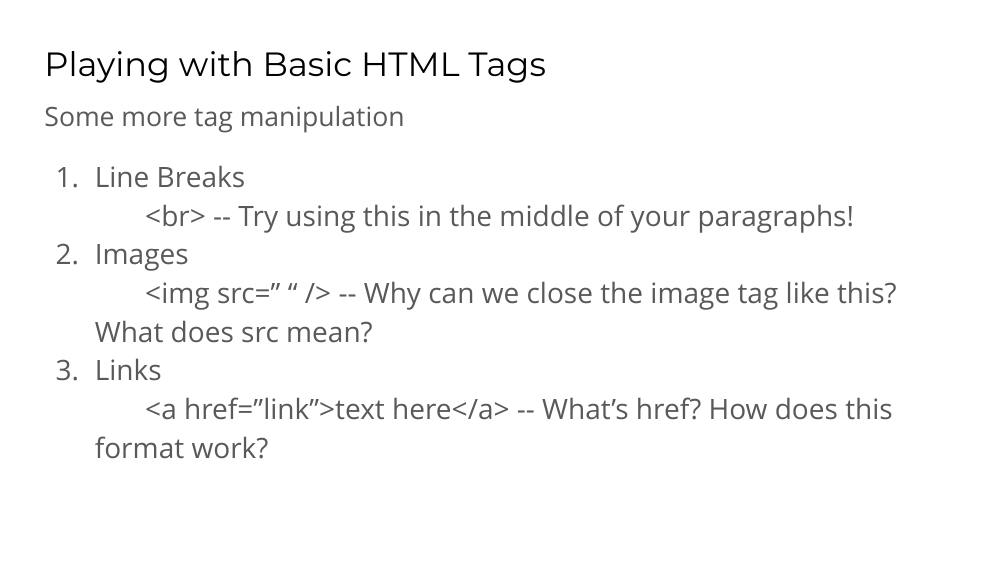
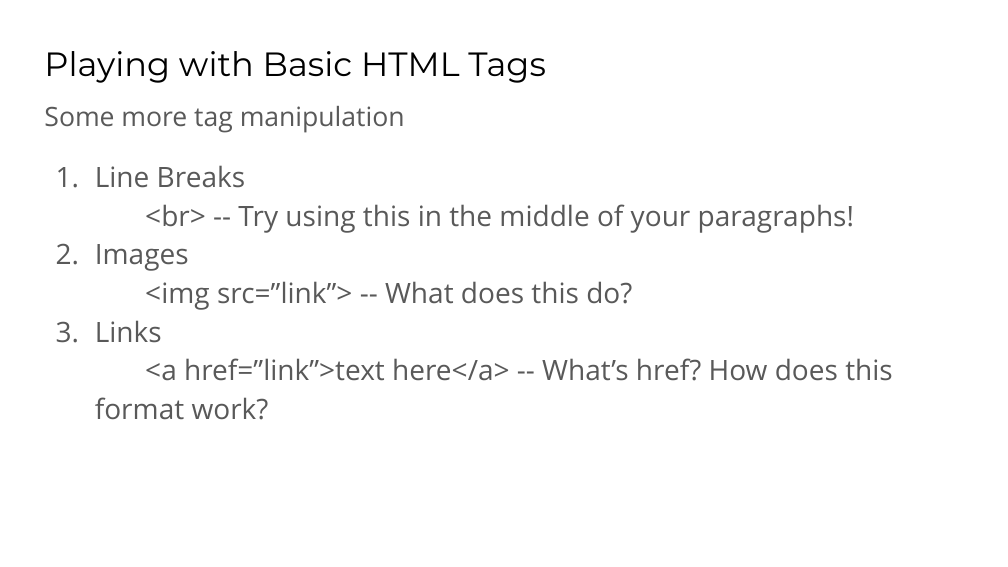
Before and after one commit to wedeveloph/DevEd, a slide deck: slide 10 of Web Development/Block 1/Block 1.pptx. Drawn at 1008x567 pixels with LibreOffice and Linux fonts; fonts in the diff are those of the drawing. Boxes give left, top, right and bottom in pixels: in the first picture for what was removed or moved away, otherwise in the second. Text is boxed around its words. In the diff, an @@ line names an element or a change of style, - is before the commit and + after.

```diff
--- a/Web Development/Block 1/Block 1.pptx
+++ b/Web Development/Block 1/Block 1.pptx
@@ text at <box>95,244,632,310</box>: text changed @@
-2. Images
-   <img src=” “ /> -- Why can we close the image tag like this? What does src mean?
+2. Images
+   <img src=”link”> -- What does this do?
```
Also in this commit, not shown: 1 other slide changed, 4 other files.
